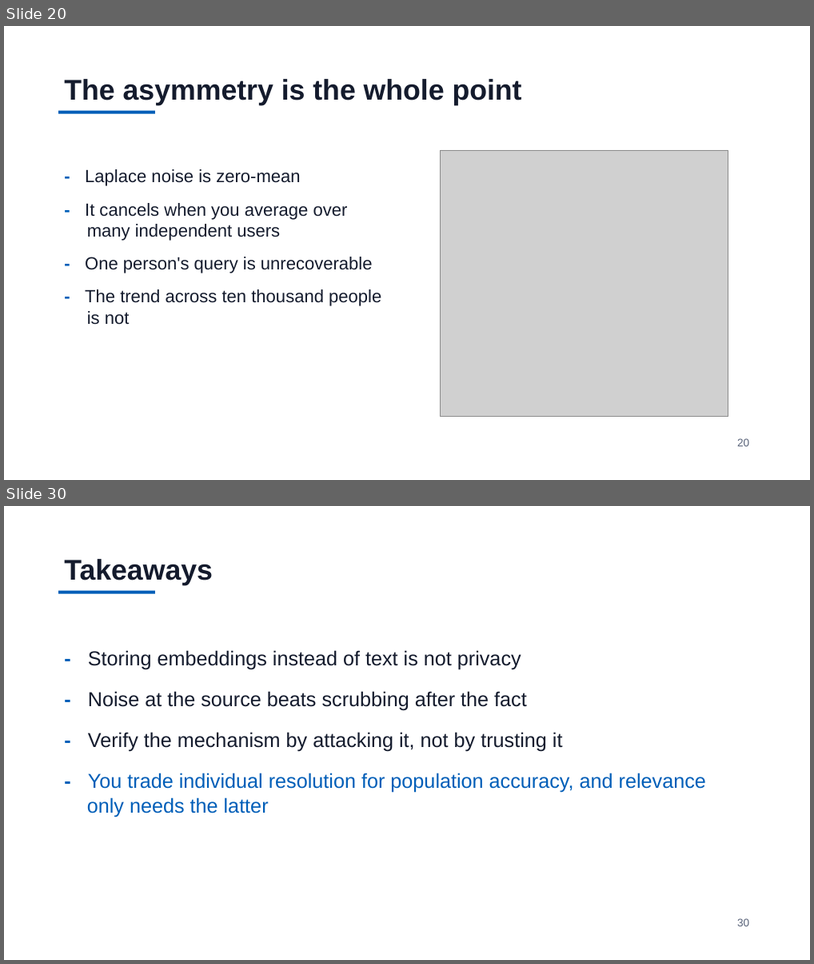
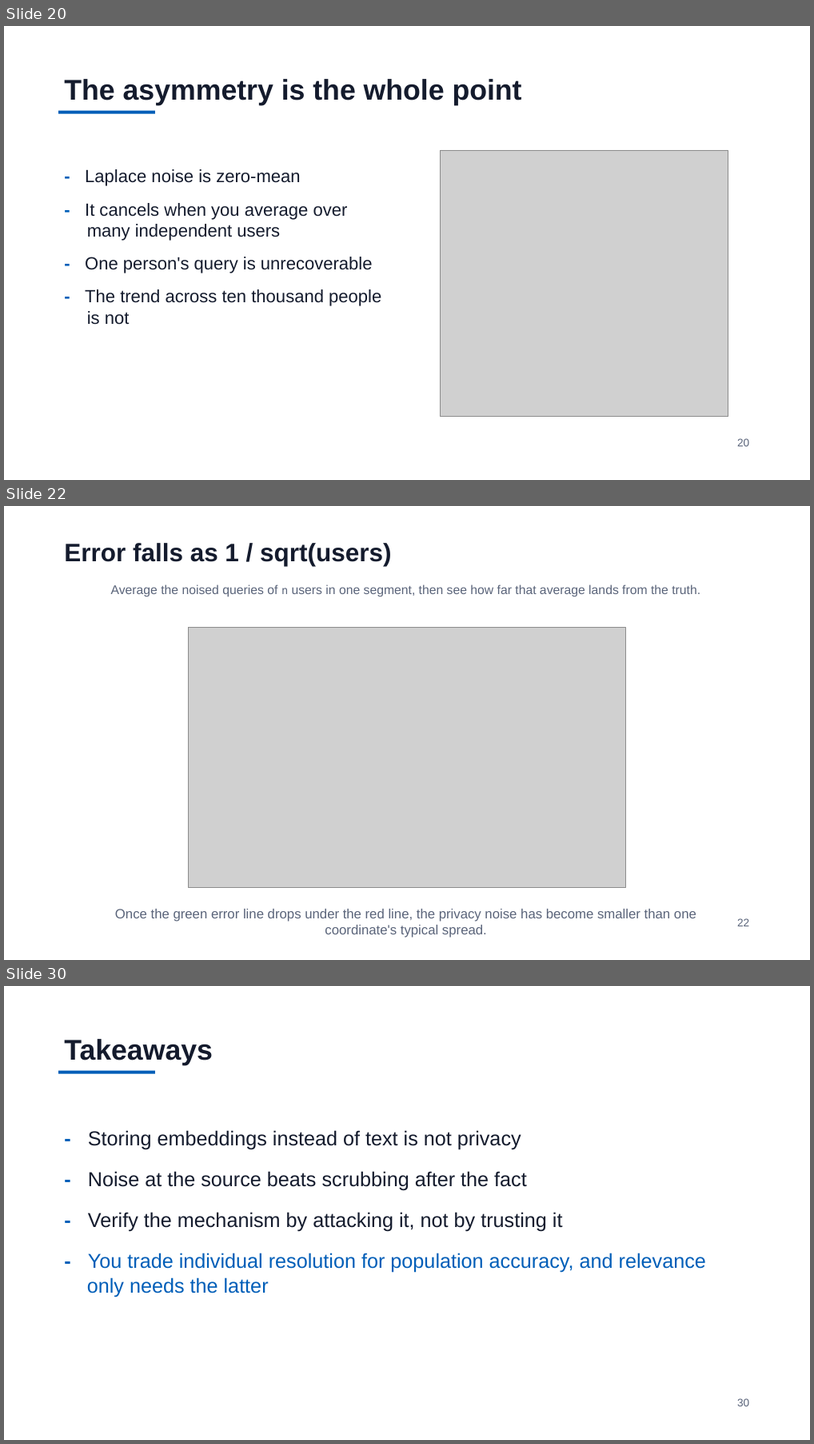
Before and after one commit to jzonthemtn/ldp-for-search, a slide deck: ldp_for_search_slides.pptx. Shown one above the other, each under a label of ours: slides 20 and 30 before the commit, slides 20, 22 and 30 after it; the slides between them are not shown. The pictures are 814x964 and 814x1444 pixels, drawn with LibreOffice and Linux fonts; fonts in the diff are those of the drawing; grey boxes stand for pictures. Boxes give left, top, right and bottom in pixels: in the first picture for what was removed or moved away, otherwise in the second. Text is boxed around its words. In the diff, an @@ line names an element or a change of style, - is before the commit and + after.

```diff
--- a/ldp_for_search_slides.pptx
+++ b/ldp_for_search_slides.pptx
@@ slide 22 added at (4, 506, 810, 960), background #FFFFFF @@
@@ text added at (64, 543, 391, 566), 30 pt, text #141B2D, bold @@
+Error falls as 1 / sqrt(users)
@@ text added at (111, 584, 701, 597), 15 pt, text #5A647A @@
+Average the noised queries of n users in one segment, then see how far that average lands from the truth.
@@ picture added at (189, 627, 626, 887) @@
@@ text added at (115, 908, 697, 937), 16 pt, text #5A647A @@
+Once the green error line drops under the red line, the privacy noise has become smaller than one coordinate's typical spread.
@@ text added at (738, 918, 750, 926), 13 pt, text #5A647A @@
+22
```
Also in this commit, not shown: 10 slides changed, 1 other slide added, 2 slides removed, 8 other files.
